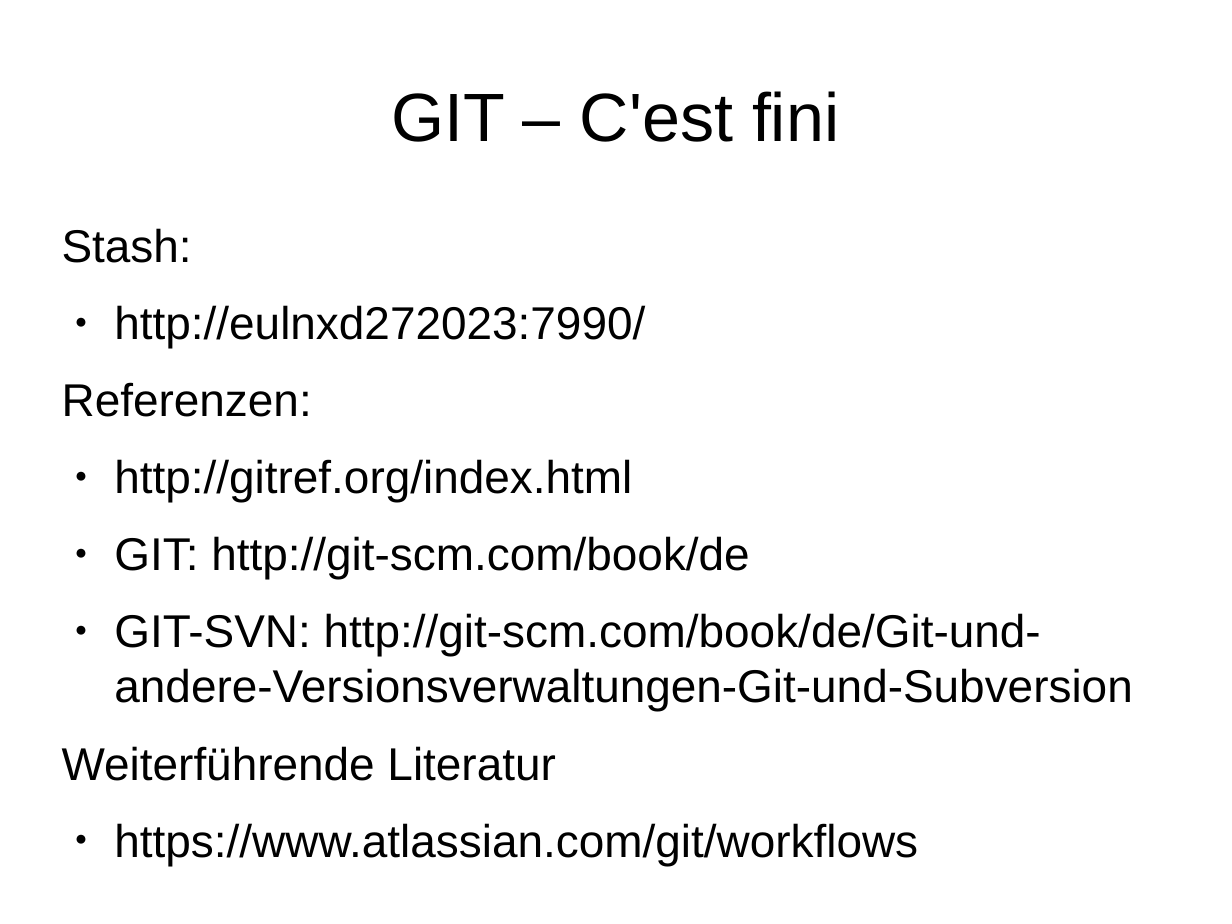
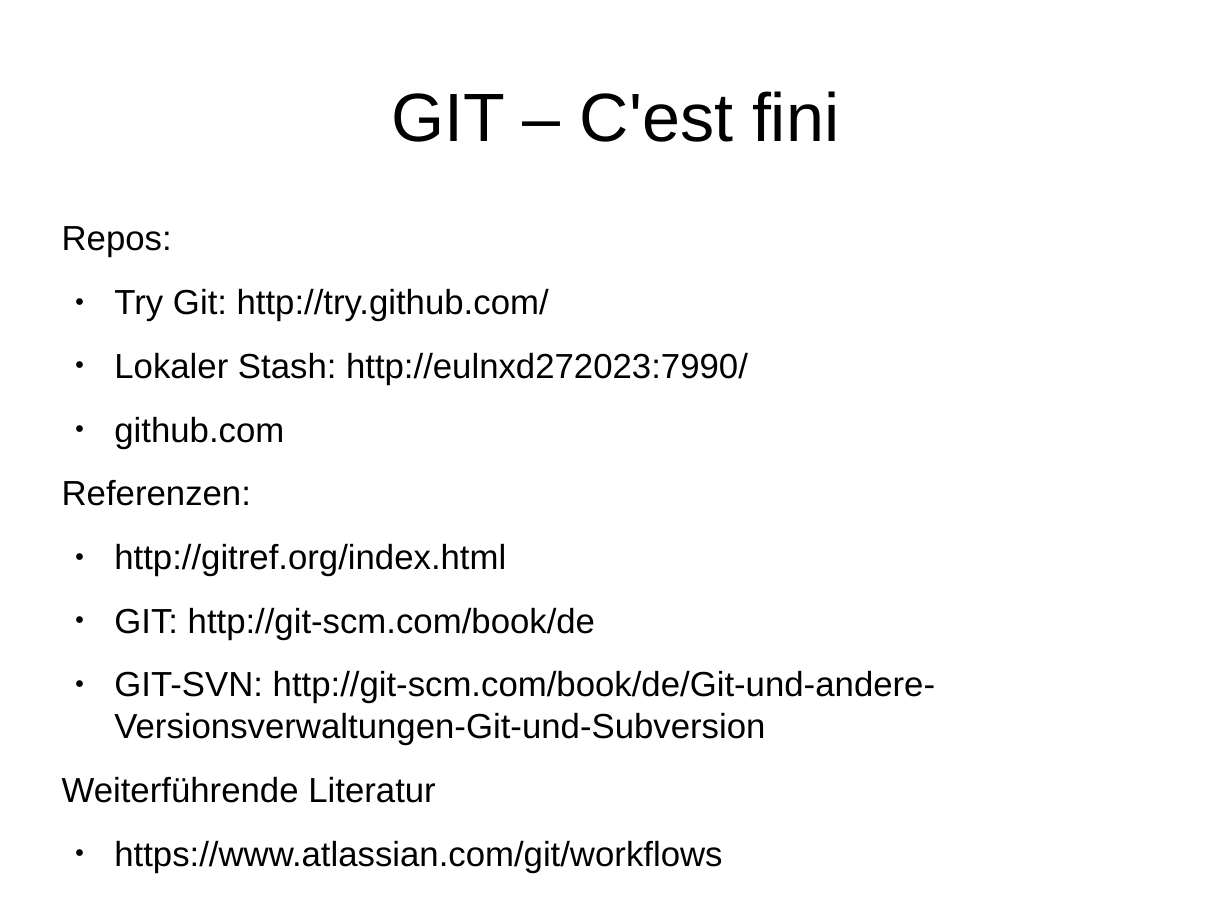
Before and after one commit to dhiller/presentations, a slide deck: slide 18 of Git Basics.odp (slide 17 before the commit). Drawn at 1232x924 pixels with LibreOffice and Linux fonts; fonts in the diff are those of the drawing. Boxes give left, top, right and bottom in pixels: in the first picture for what was removed or moved away, otherwise in the second. Text is boxed around its words. In the diff, an @@ line names an element or a change of style, - is before the commit and + after.

```diff
--- a/Git Basics.odp
+++ b/Git Basics.odp
@@ text at [62, 226, 748, 449]: text changed; size 29.6 to 22.4 pt @@
-Stash:
-● http://eulnxd272023:7990/
+Repos:
+● Try Git: http://try.github.com/
+● Lokaler Stash: http://eulnxd272023:7990/
+● github.com
@@ text at [62, 480, 935, 873]: size 29.6 to 22.4 pt in "Referenzen:", "http://gitref.org/index.html", "GIT: http://git-scm.com/book/de", "GIT-SVN: http://git-scm.com/book/de/Git-und-andere-Versionsv ..." and 2 more places @@
```
Also in this commit, not shown: 5 other slides changed, 1 slide added, 1 other file.
